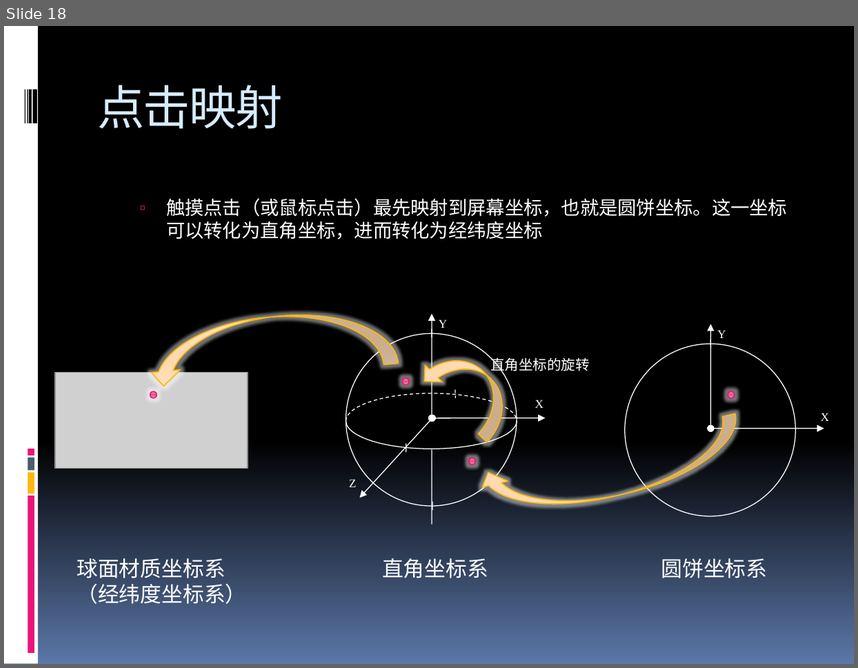
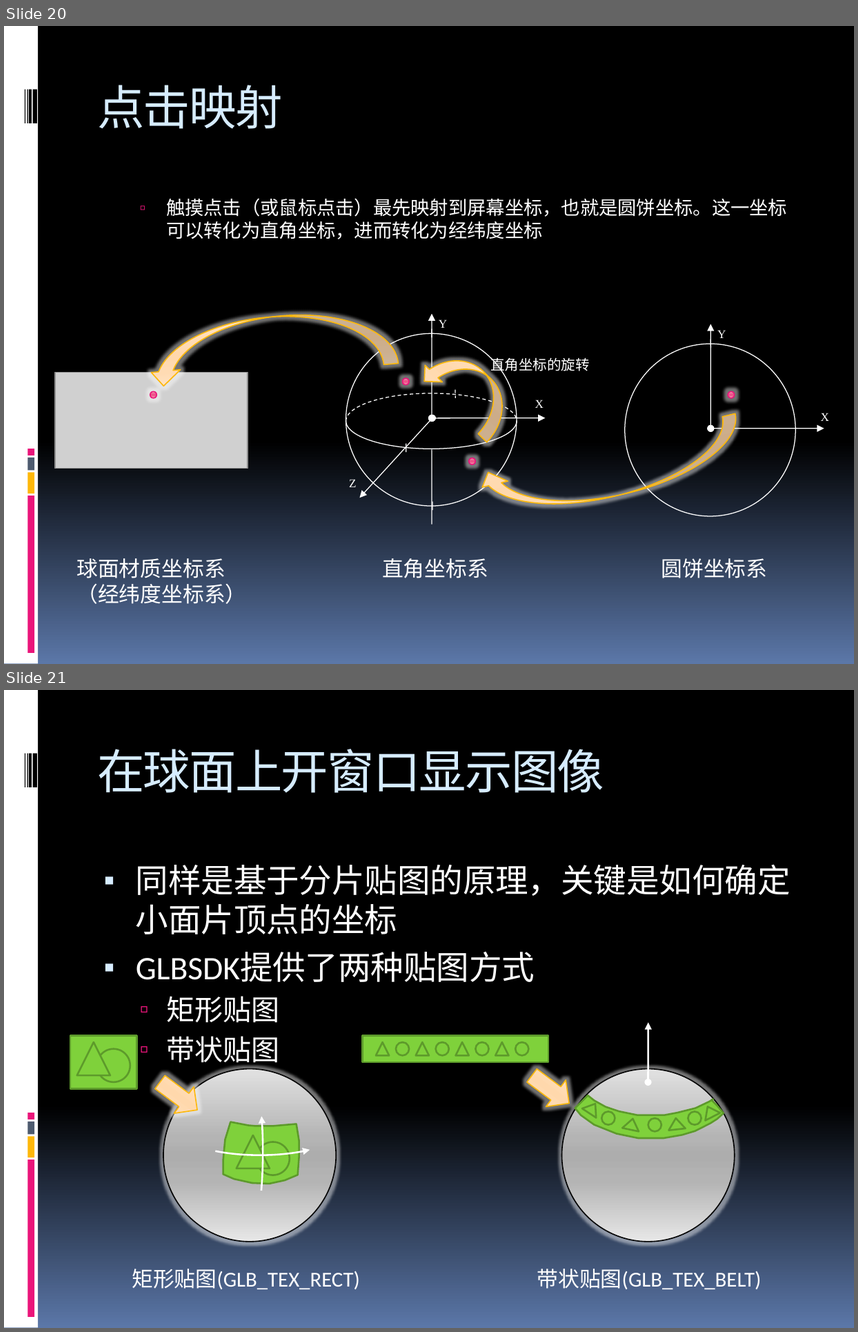
Before and after one commit to vic-w/MyUniverse, a slide deck: Doc/GLBSDK设计文档.pptx. Shown one above the other, each under a label of ours: slide 18 before the commit, slides 20 and 21 after it. The pictures are 858x668 and 858x1332 pixels, drawn with LibreOffice and Linux fonts; fonts in the diff are those of the drawing; grey boxes stand for pictures. Boxes give left, top, right and bottom in pixels: in the first picture for what was removed or moved away, otherwise in the second. Text is boxed around its words. In the diff, an @@ line names an element or a change of style, - is before the commit and + after.

```diff
--- a/Doc/GLBSDK设计文档.pptx
+++ b/Doc/GLBSDK设计文档.pptx
@@ slide 21 added at (x1=4, y1=690, x2=854, y2=1328), background gradient #000000 to #5B77A8; not listed: 9 template elements that a slide beside it also shows @@
@@ title added at (x1=97, y1=749, x2=604, y2=793), 40 pt, text #D6ECFF @@
+在球面上开窗口显示图像
@@ text added at (x1=136, y1=864, x2=791, y2=1067), 27.8 pt, text #FFFFFF @@
+▪ 同样是基于分片贴图的原理，关键是如何确定小面片顶点的坐标
+▪ GLBSDK提供了两种贴图方式
+  ▫ 矩形贴图
+  ▫ 带状贴图
@@ rectangle added at (x1=70, y1=1035, x2=136, y2=1089), fill #7FD13B, outline #5E9B2C 1.5 pt @@
@@ double arrow added from (648, 1082) to (648, 1023), #FFFFFF 1.5 pt @@
@@ triangle added at (x1=77, y1=1042, x2=110, y2=1075), fill #7FD13B, outline #5E9B2C 1.5 pt @@
@@ ellipse added at (x1=96, y1=1049, x2=130, y2=1082), fill #7FD13B, outline #5E9B2C 1.5 pt @@
@@ group added at (x1=363, y1=1035, x2=549, y2=1061): 4 triangles, 4 ellipses, 1 rectangle @@
@@ right arrow added at (x1=522, y1=1062, x2=579, y2=1116), fill gradient #FFF0E1 to #FFDCB4 to #FFD9AD to #FFF3E7, outline #FEB80A 0.94 pt @@
@@ right arrow added at (x1=150, y1=1069, x2=208, y2=1123), fill gradient #FFF0E1 to #FFDCB4 to #FFD9AD to #FFF3E7, outline #FEB80A 0.94 pt @@
@@ ellipse added at (x1=163, y1=1068, x2=335, y2=1241), fill gradient #E1E1E1 to #B4B4B4 to #ADADAD to #E7E7E7, outline #000000 0.94 pt @@
@@ arc (boxed as its full ellipse) added at (x1=236, y1=1068, x2=263, y2=1234), outline #FFFFFF 1.5 pt @@
@@ ellipse added at (x1=562, y1=1068, x2=734, y2=1241), fill gradient #E1E1E1 to #B4B4B4 to #ADADAD to #E7E7E7, outline #000000 0.94 pt @@
@@ arc (boxed as its full ellipse) added at (x1=177, y1=1102, x2=343, y2=1154), outline #FFFFFF 1.5 pt @@
@@ group added at (x1=575, y1=1096, x2=724, y2=1138): 4 triangles, 3 ellipses, 1 freeform shape @@
@@ freeform shape added at (x1=223, y1=1122, x2=299, y2=1184), fill #7FD13B, outline #5E9B2C 1.5 pt @@
@@ triangle added at (x1=236, y1=1134, x2=269, y2=1167), fill #7FD13B, outline #5E9B2C 1.5 pt @@
@@ ellipse added at (x1=257, y1=1141, x2=290, y2=1174), fill #7FD13B, outline #5E9B2C 1.5 pt @@
@@ text added at (x1=132, y1=1268, x2=360, y2=1289), 18 pt, text #FFFFFF @@
+矩形贴图(GLB_TEX_RECT)
@@ text added at (x1=537, y1=1268, x2=762, y2=1289), 18 pt, text #FFFFFF @@
+带状贴图(GLB_TEX_BELT)
@@ what was slide 18 is now slide 20 @@
```
Also in this commit, not shown: 6 other slides added, 1 slide removed.
